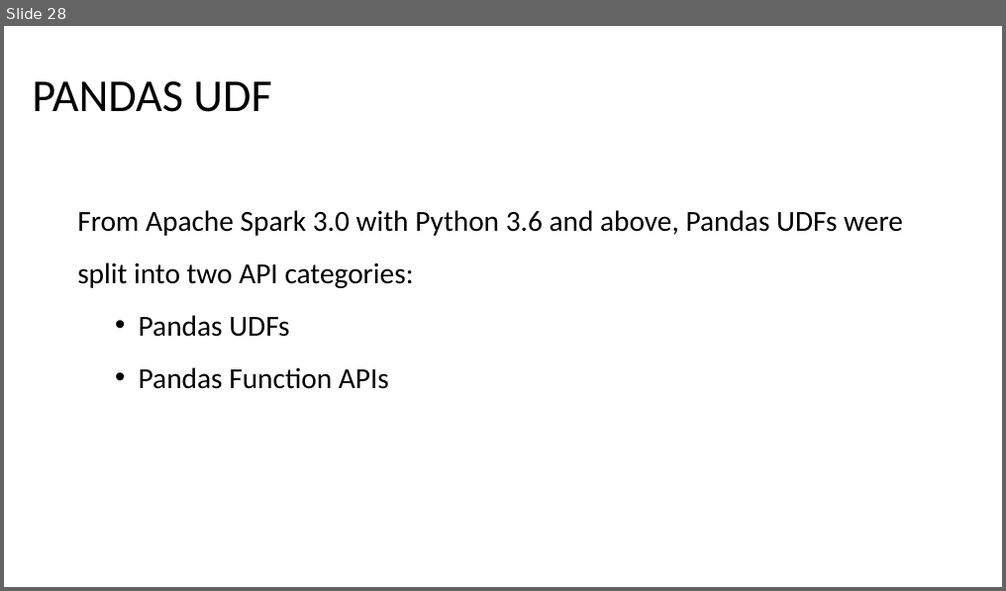
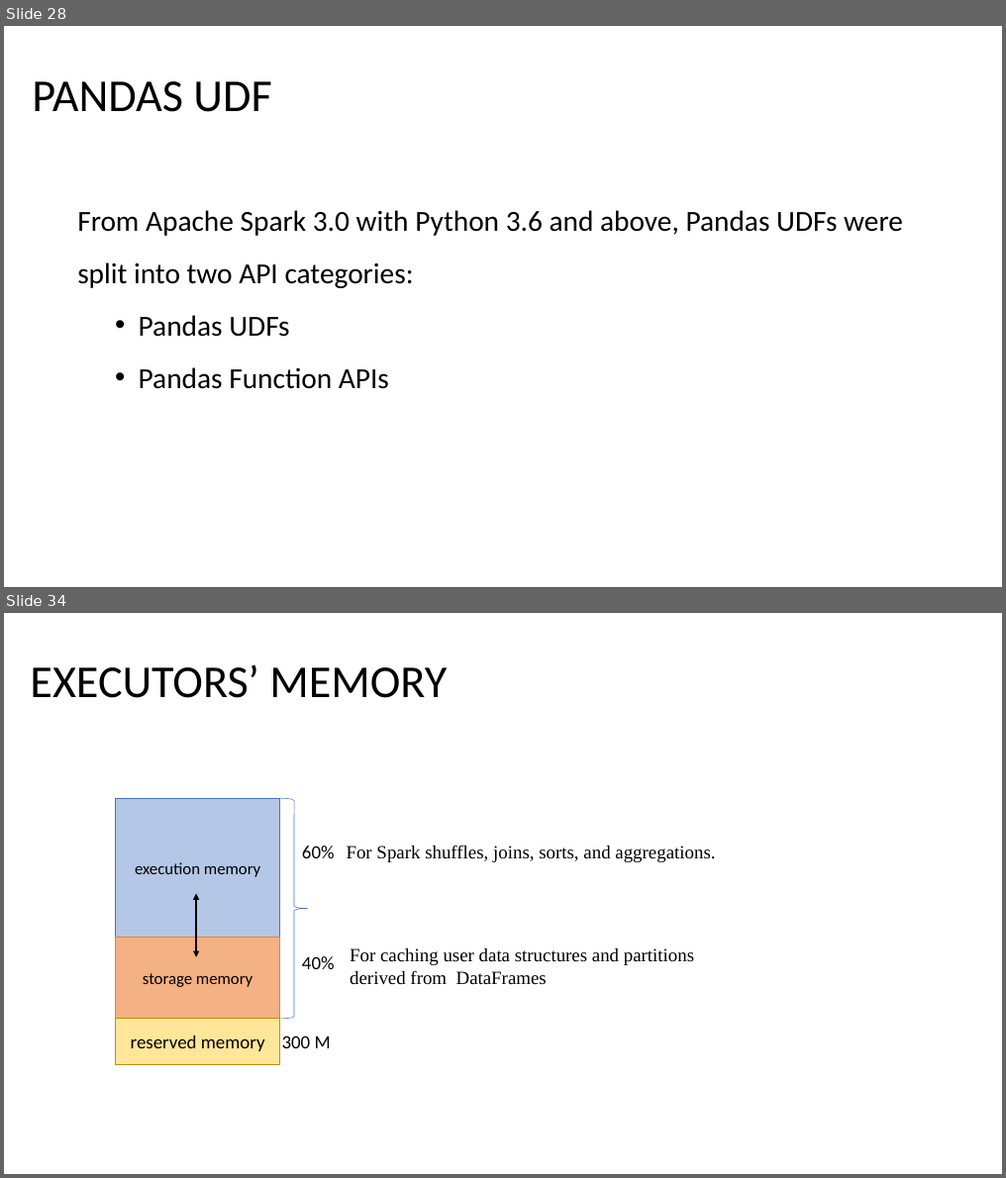
Before and after one commit to atarighati/Learning-Spark-Second_Edition, a slide deck: Learning Spark Notes.pptx. Shown one above the other, each under a label of ours: slide 28 before the commit, slides 28 and 34 after it; the slides between them are not shown. The pictures are 1006x591 and 1006x1178 pixels, drawn with LibreOffice and Linux fonts; fonts in the diff are those of the drawing. Boxes give left, top, right and bottom in pixels: in the first picture for what was removed or moved away, otherwise in the second. Text is boxed around its words. In the diff, an @@ line names an element or a change of style, - is before the commit and + after.

```diff
--- a/Learning Spark Notes.pptx
+++ b/Learning Spark Notes.pptx
@@ slide 34 added at box(4, 613, 1002, 1174), background #FFFFFF @@
@@ title added at box(30, 664, 447, 698), 44 pt, text #000000 @@
+EXECUTORS’ MEMORY
@@ rectangle added at box(116, 799, 280, 938), fill #B4C7E7, outline #4472C4 1 pt, 16 pt, text #000000 @@
+execution memory
@@ right brace added at box(281, 799, 308, 1019), outline #4472C4 0.5 pt @@
@@ text added at box(302, 846, 335, 859), 18 pt, text #000000 @@
+60%
@@ text added at box(347, 845, 715, 862), 18 pt, text #000000 @@
+For Spark shuffles, joins, sorts, and aggregations.
@@ double arrow added from (196, 958) to (196, 894), #000000 1.5 pt @@
@@ rectangle added at box(116, 938, 280, 1019), fill #F4B183, outline #ED7D31 1 pt, 16 pt, text #000000 @@
+storage memory
@@ text added at box(302, 957, 335, 969), 18 pt, text #000000 @@
+40%
@@ text added at box(350, 949, 694, 985), 18 pt, text #000000 @@
+For caching user data structures and partitions derived from DataFrames
@@ rectangle added at box(116, 1019, 280, 1064), fill #FFE699, outline #BF9000 1 pt, 18 pt, text #000000 @@
+reserved memory
@@ text added at box(282, 1036, 331, 1049), 18 pt, text #000000 @@
+300 M
```
Also in this commit, not shown: 11 other slides added.
